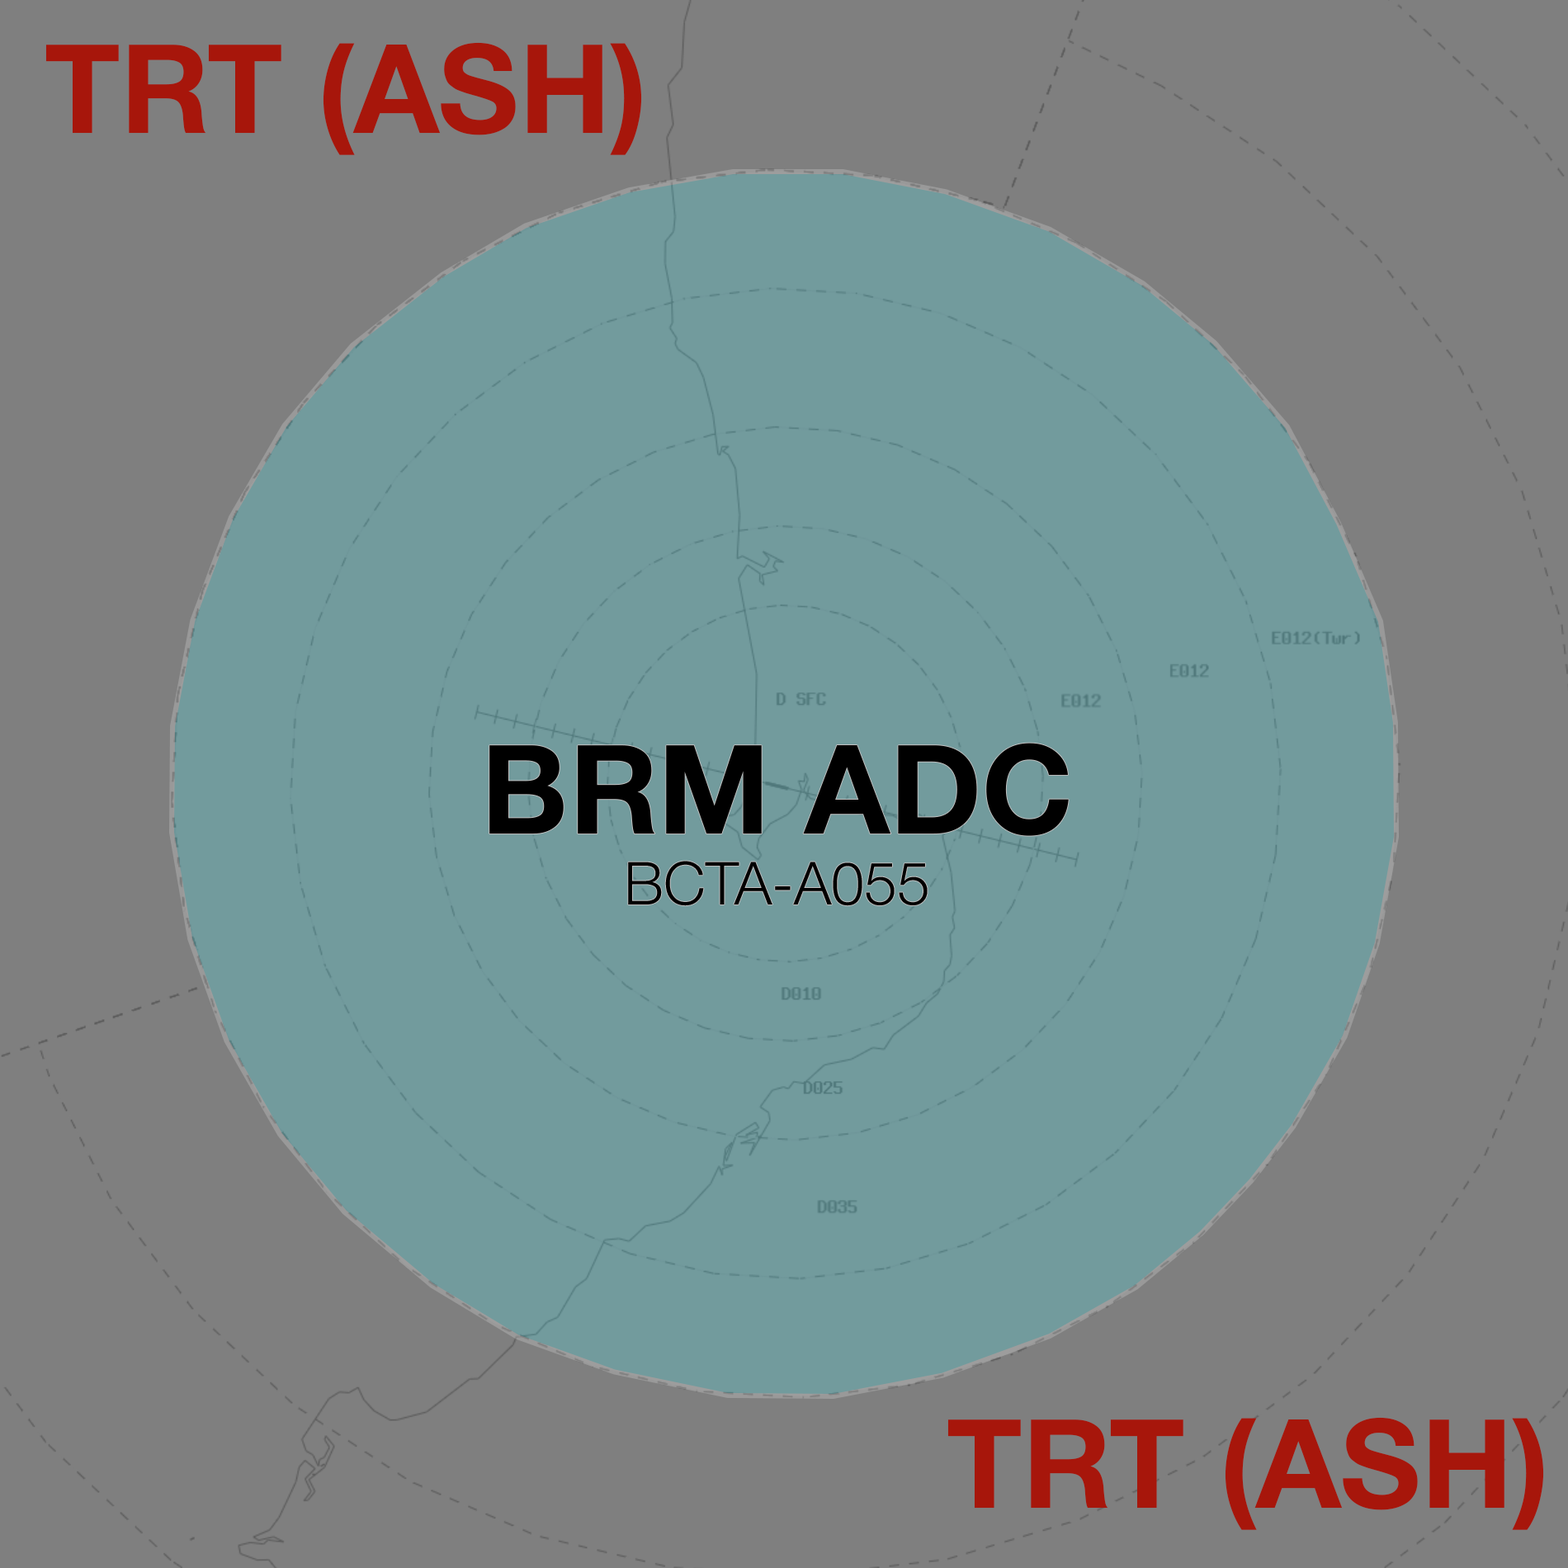
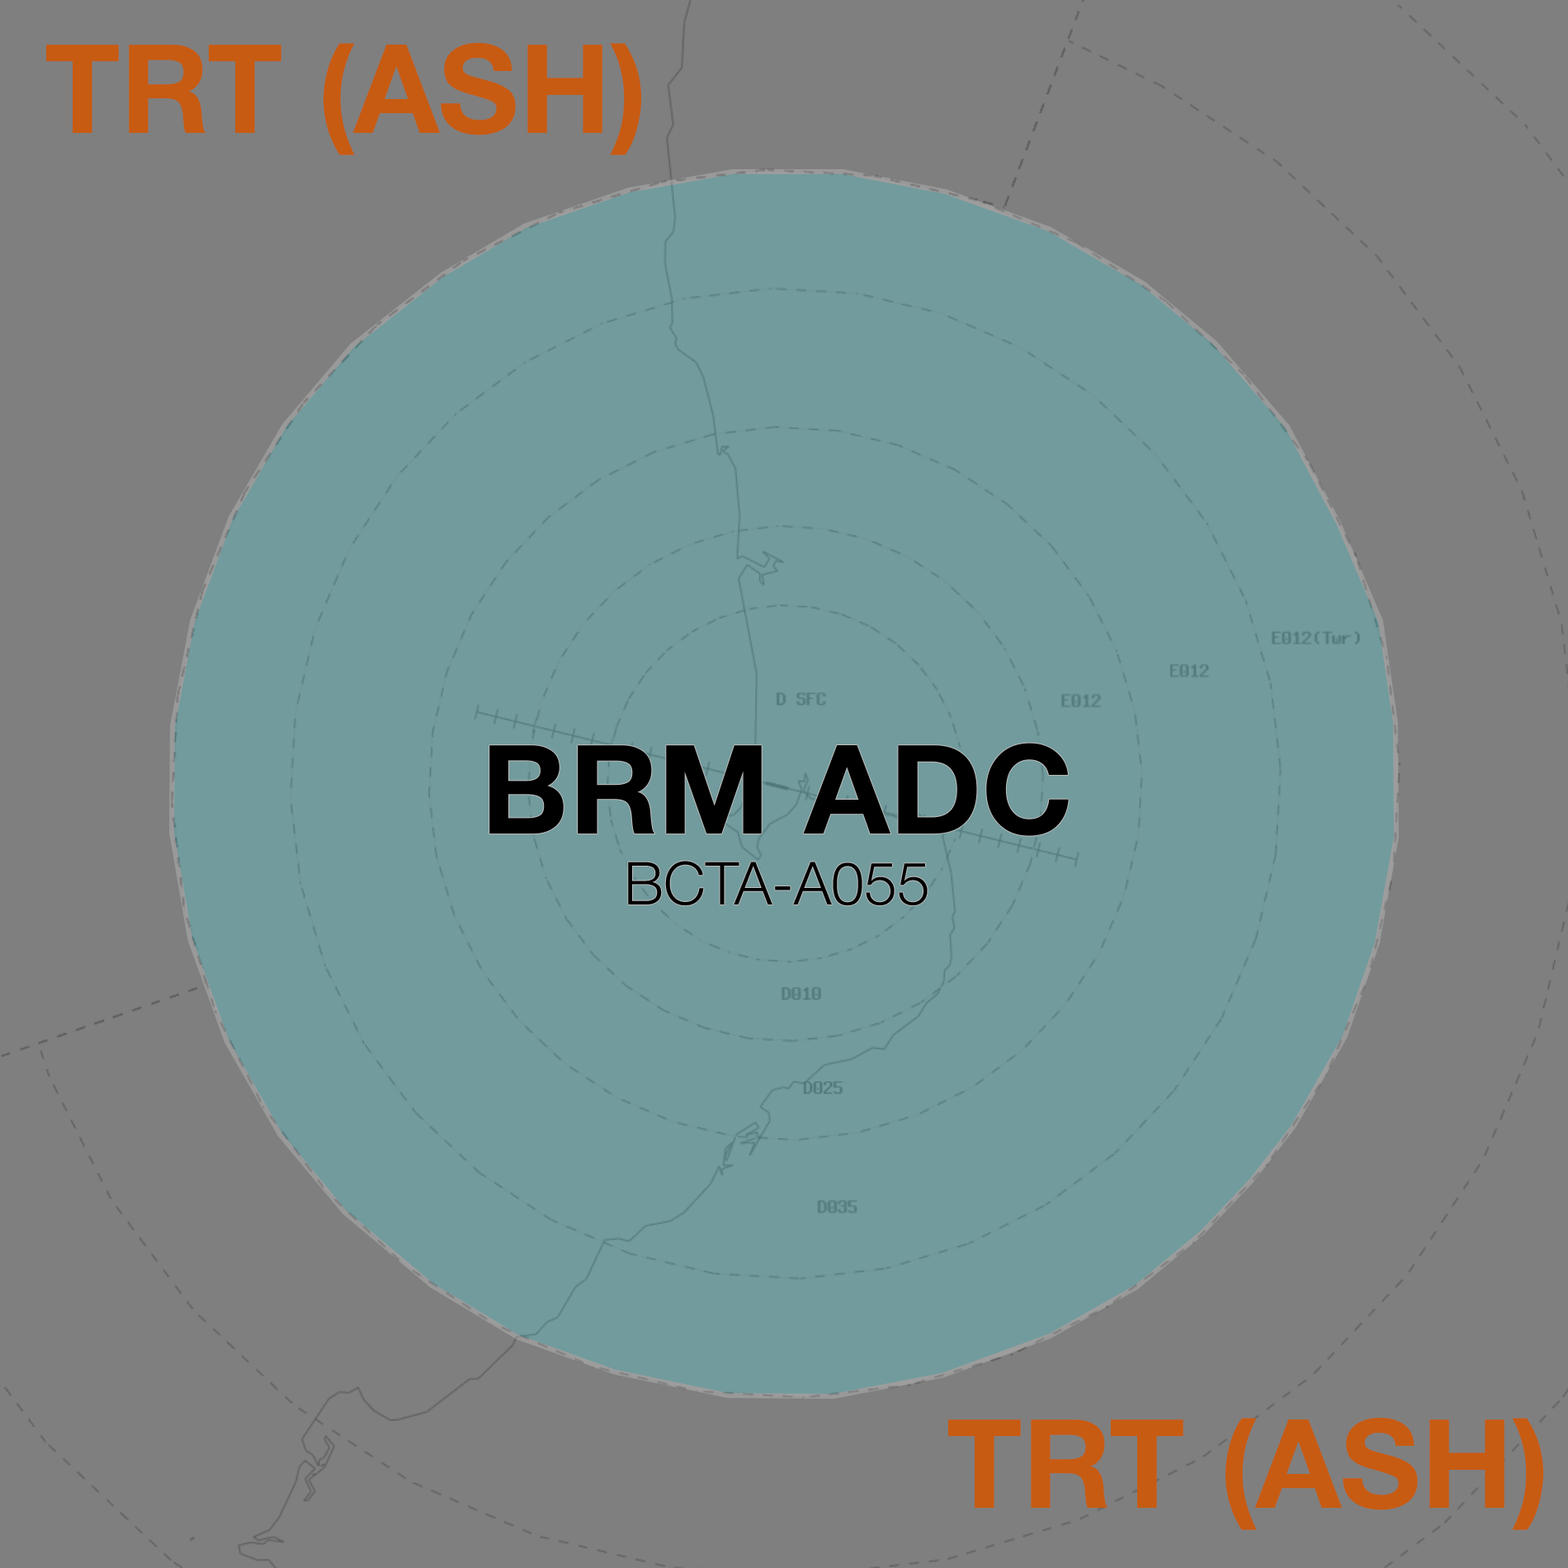
Layer changes from the first 1568 × 1568 image to the second:
renamed "TRT (ASH) copy" to "TRT (ASH)", painted on it over [45,42,643,156]
painted on "TRT (ASH)" (2nd of 2) over [947,1416,1545,1531]